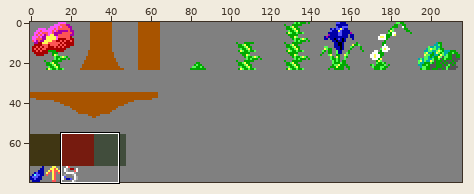
File history of a sprite sheet, guggenheim2.png. Above: a wide view before the commit, with the close-up outlined.
Close-up. First the earlier version:
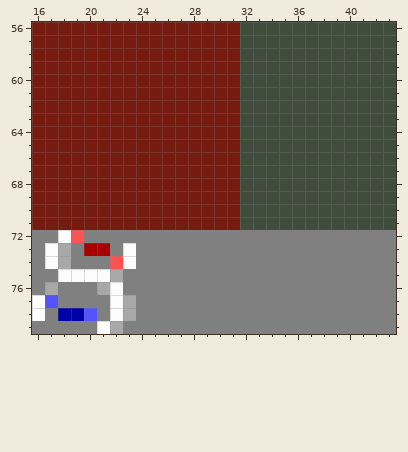
The file is 216x80 pixels. Shown: x 16..43, y 56..79.
The result:
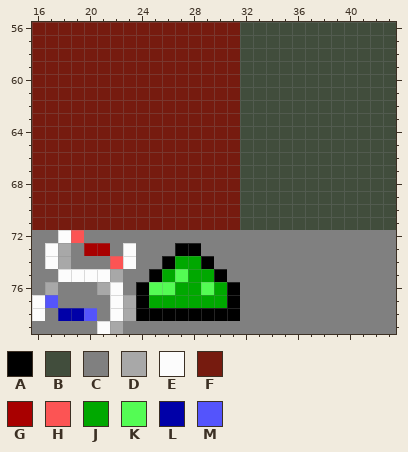
Palette (. is transparent): A #000000  B #414d3c  C #808080  D #a8a8a8  E #fcfcfc  F #761b0f  G #a80000  H #fc5454  J #00a800  K #54fc54  L #0000a8  M #5454fc
Message: seed icon
From old to new:
Colour A replaces colour C in row 73 at x 27 to 28; in row 74 at x 26 and 29; in row 75 at x 25 and 30; in rows 76 to 77 at x 24 and 31; in row 78 at x 24 to 31.
Colour J replaces colour C in row 74 at x 27 to 28; in row 75 at x 26 and 28 to 29; in row 76 at x 27 to 28 and 30; in row 77 at x 25 to 30.
Colour K replaces colour C in row 75 at x 27; in row 76 at x 25 to 26 and 29.
Changed places in both close-ups, as pixel boxes (x1, y1, x2, y2):
changed: (136, 243, 240, 321)
